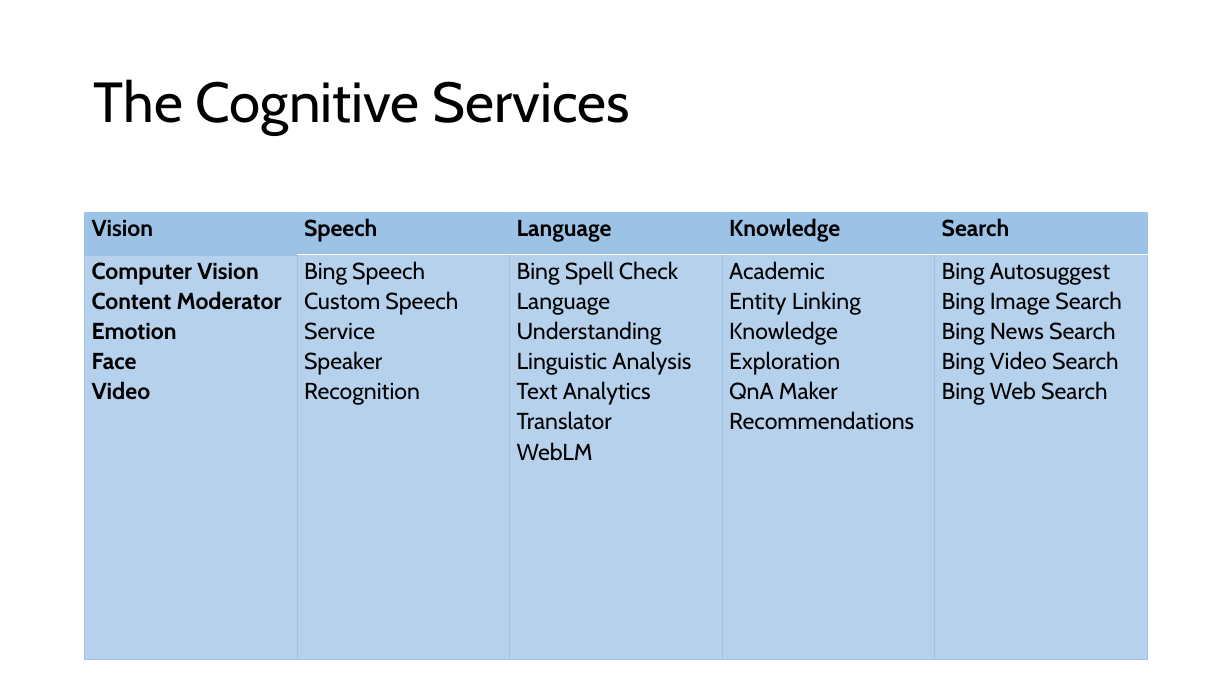
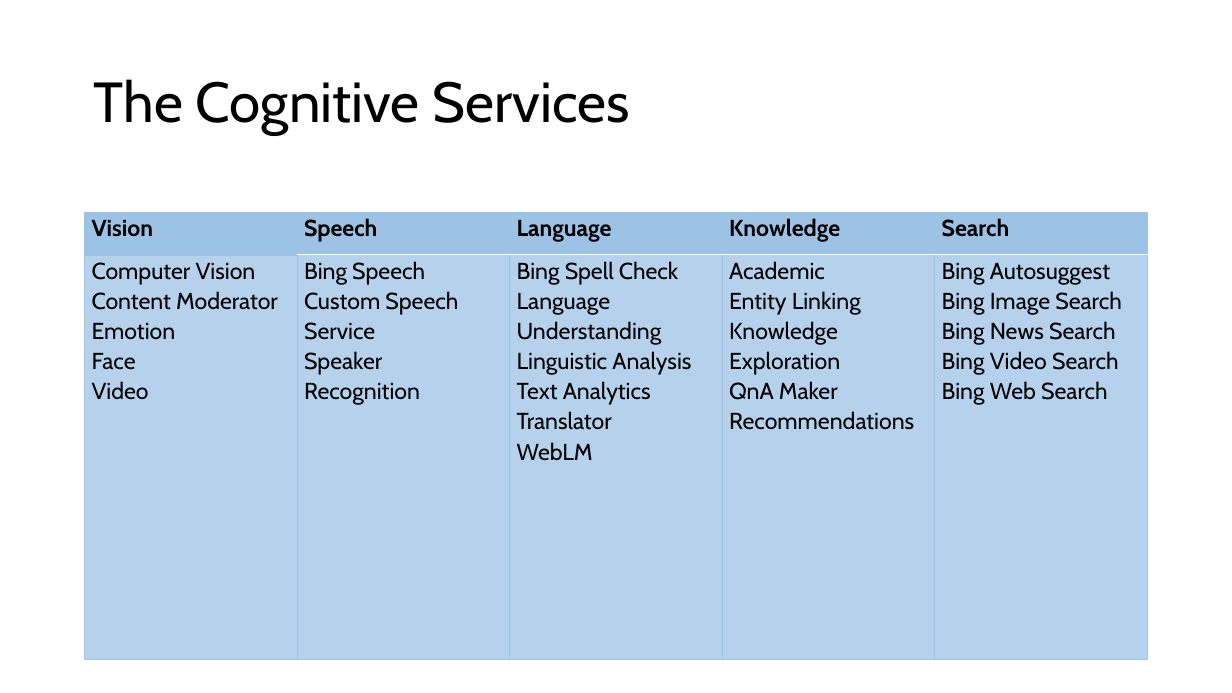
Before and after one commit to warpyu/TechnicalCommunityContent, a slide deck: slide 3 of Intelligent Services/Cognitive Services/Session 2 - Starting with Cognitive Services/Starting with Cognitive Services.pptx. Drawn at 1232x693 pixels with LibreOffice and Linux fonts; fonts in the diff are those of the drawing. Boxes give left, top, right and bottom in pixels: in the first picture for what was removed or moved away, otherwise in the second. Text is boxed around its words. In the diff, an @@ line names an element or a change of style, - is before the commit and + after.

Commit message:
CaaS Cognitive Services slides script update

```diff
--- a/Intelligent Services/Cognitive Services/Session 2 - Starting with Cognitive Services/Starting with Cognitive Services.pptx
+++ b/Intelligent Services/Cognitive Services/Session 2 - Starting with Cognitive Services/Starting with Cognitive Services.pptx
@@ table at bbox=[85, 212, 1148, 659] @@
@@ bold off in "Computer Vision", "Content Moderator", "Emotion", "Face" and 1 more places @@
```
Also in this commit, not shown: 3 other slides changed, 1 slide removed.
